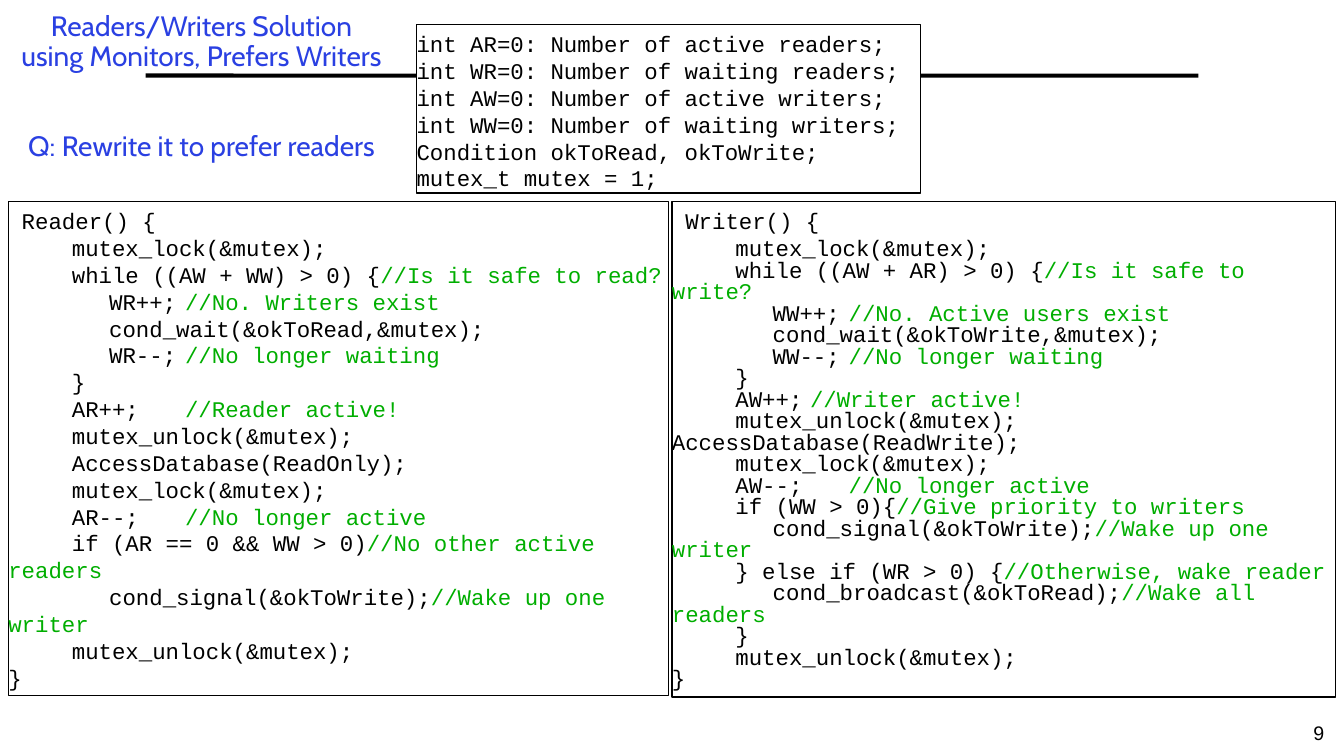
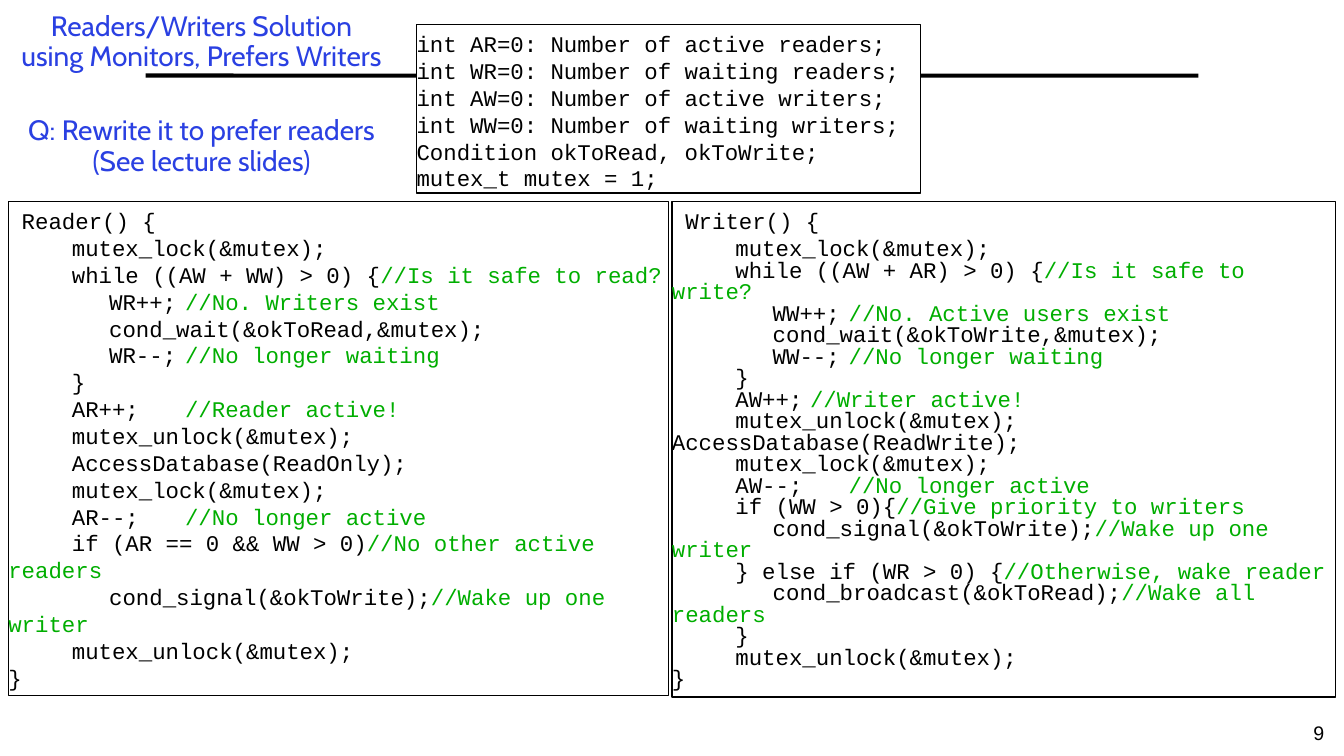
Before and after one commit to guhofstra/CSC256Fa25, a slide deck: slide 9 of PPTs/L3-Exercises.pptx. Drawn at 1344x756 pixels with LibreOffice and Linux fonts; fonts in the diff are those of the drawing. Boxes give left, top, right and bottom in pixels: in the first picture for what was removed or moved away, otherwise in the second. Text is boxed around its words. In the diff, an @@ line names an element or a change of style, - is before the commit and + after.

```diff
--- a/PPTs/L3-Exercises.pptx
+++ b/PPTs/L3-Exercises.pptx
@@ text at (93, 150, 310, 175): paragraph added @@
+(See lecture slides)
```
Also in this commit, not shown: 6 other files.
